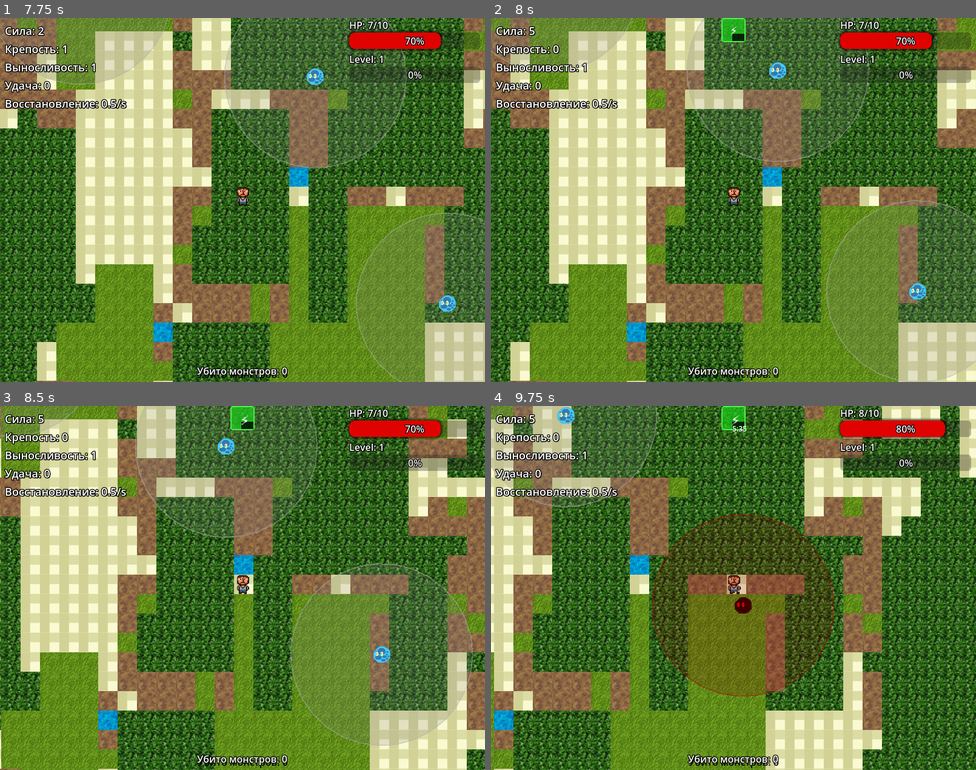
Above: before the commit, frames 1-4 (two rows, left to right).
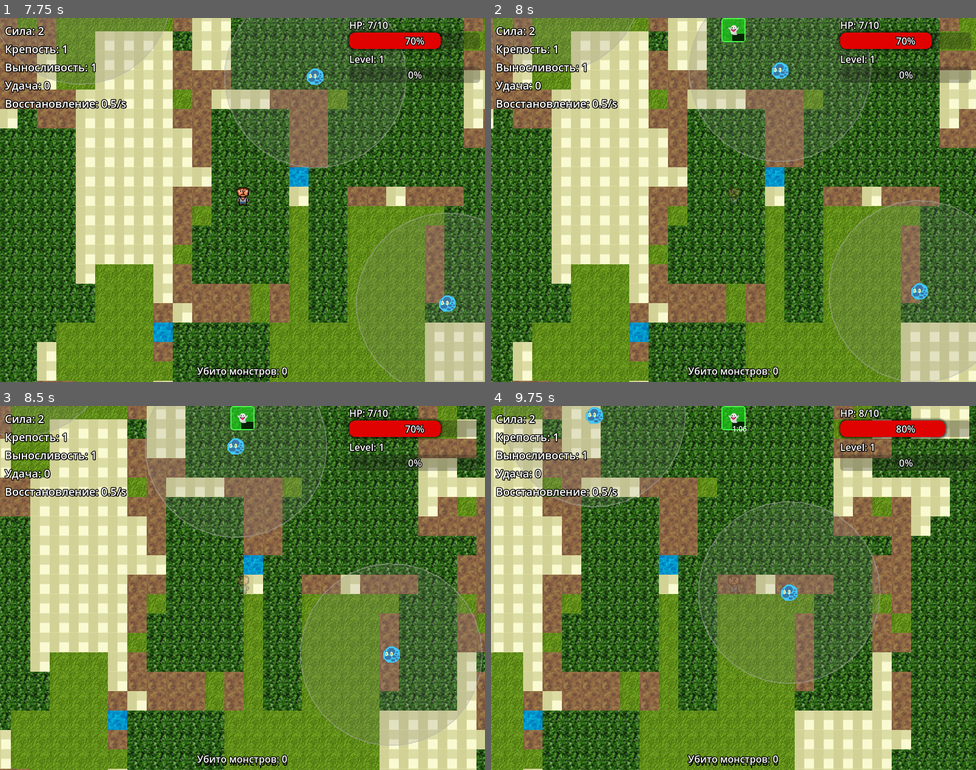
Above: after the commit, the same moments.

Repository: SergeyYan/zpg-hero-story
Game: Godot game, scene res://Menu/MainMenu.tscn
Same seed, same stepped clock (60 frames per second), same inputs: the game is played once before the commit and once after it.
Inputs:
- Up to frame 1 (7.75 s): click "Новая игра" at 0.5 s; click "+1" at 1.25 s; click "+1" at 2 s; click "+1" at 2.75 s; click "Подтвердить" at 3.5 s; tap Enter (ui_accept) at 4.25, 4.52, 5.27, 6.77, 7.52 s
- Up to frame 2 (8 s): no input
- Up to frame 3 (8.5 s): tap Enter (ui_accept) at 8.27 s
- Up to frame 4 (9.75 s): no input

Frame 1 is identical in both runs. In frame 2, 39% of the frame differs, in the area x 0-100%, y 0-100%; in frame 3, 53%; in frame 4, 71%.

Commit message:
v0_054
v0_054

Diff:
--- a/characters/PlayerHUD.gd
+++ b/characters/PlayerHUD.gd
@@ -289,6 +289,7 @@
 		"cloak_tent": "👻",           # Надел плащ-палатку
 		"mage_potion": "⚗️",          # Выпил напиток берсерка
 		"phoenix_feather": "🪶",      # Нашел перо феникса
+		"thinker": "🤔",
 		# ОТРИЦАТЕЛЬНЫЕ СТАТУСЫ
 		"sore_knees": "🦵",
 		"crying": "😢",
--- a/characters/PlayerStats.gd
+++ b/characters/PlayerStats.gd
@@ -36,8 +36,6 @@
 
 func _ready():
 	add_to_group("player_stats")
-
-	print("PlayerStats _ready() вызван")
 	process_mode = Node.PROCESS_MODE_ALWAYS
 	# Сначала инициализируем статусы
 	_init_status_library()
@@ -49,6 +47,7 @@
 	stats_system.luck = 0
 	stats_system.base_health = 5  # ↓ Базовое здоровье
 
+
 	current_health = get_max_health()
 
 	# Таймер для обновления статусов
@@ -62,30 +61,37 @@
 	# Немедленно показываем меню распределения
 	await get_tree().process_frame
 	level_up.emit(level, available_points)  # ← Сигнал при старте
-
+	calculate_current_level()
+
+func calculate_current_level() -> int:
+	# Комбинируем реальный уровень и характеристики
+	var calculated_level = level
+	return calculated_level
 
 func _init_status_library():
+	var now_level = calculate_current_level()  # ← Используем функцию
+	print("🎯 Расчет уровня для статусов: ", calculate_current_level())
 	# ПОЛОЖИТЕЛЬНЫЕ СТАТУСЫ (голубой/золотой)
 	status_library["well_fed"] = StatusEffect.new(
-		"well_fed", "Хорошо покушал", "+2 ко всем характеристикам",
+		"well_fed", "Хорошо покушал", "Бонус к характеристикам",
 		StatusEffect.StatusType.POSITIVE, randf_range(300, 720)  # 5-10 минут
 	)
-	status_library["well_fed"].strength_modifier = 2
-	status_library["well_fed"].fortitude_modifier = 2
-	status_library["well_fed"].endurance_modifier = 2
-	status_library["well_fed"].luck_modifier = 2
+	status_library["well_fed"].strength_modifier = max(1, level - 5)
+	status_library["well_fed"].fortitude_modifier = max(1, now_level - 5)
+	status_library["well_fed"].endurance_modifier = max(1, now_level - 5)
+	status_library["well_fed"].luck_modifier = max(1, now_level - 5)
 
 	status_library["good_shoes"] = StatusEffect.new(
-		"good_shoes", "Удобная обувь", "+25% скорости передвижения",
+		"good_shoes", "Удобная обувь", "Увеличение скорости передвижения",
 		StatusEffect.StatusType.POSITIVE, randf_range(300, 600)
 	)
 	status_library["good_shoes"].speed_modifier = 1.25
 
 	status_library["inspired"] = StatusEffect.new(
-		"inspired", "Вдохновение", "+5 к удаче, и чуть к регенерации",
+		"inspired", "Вдохновение", "Вы в ударе, бонус удачи и регенерации",
 		StatusEffect.StatusType.POSITIVE, randf_range(240, 720)  # 4-8 минут
 	)
-	status_library["inspired"].luck_modifier = 5
+	status_library["inspired"].luck_modifier = max(2, now_level - 8)
 	status_library["inspired"].health_regen_modifier = 0.5
 
 	status_library["adrenaline"] = StatusEffect.new(
@@ -93,23 +99,24 @@
 		StatusEffect.StatusType.POSITIVE, randf_range(180, 540)  # 3-5 минут
 	)
 	status_library["adrenaline"].speed_modifier = 1.25
-	status_library["adrenaline"].strength_modifier = 3
-	status_library["adrenaline"].fortitude_modifier = -3
+	status_library["adrenaline"].strength_modifier = max(3, now_level - 5)
+	status_library["adrenaline"].fortitude_modifier = min(-3, 10 - now_level)
 
 	status_library["lucky_day"] = StatusEffect.new(
 		"lucky_day", "Счастливый день", "Удвоенный шанс крита",
 		StatusEffect.StatusType.POSITIVE, randf_range(300, 900)  # 10-15 минут
 	)
+	status_library["lucky_day"].luck_modifier = max(10, now_level - 5)
 
 	status_library["potion_splash"] = StatusEffect.new(
-		"potion_splash", "Облился зельем", "Восстановление здоровья +5",
+		"potion_splash", "Облился зельем", "У вас ростут новые конечности",
 		StatusEffect.StatusType.POSITIVE, randf_range(90, 240)  # 10-15 секунд
 	)
 	status_library["potion_splash"].health_regen_modifier = 5.0
 
 	# 2. "Съел непонятный гриб" - увеличение скорости
 	status_library["strange_mushroom"] = StatusEffect.new(
-		"strange_mushroom", "Съел непонятный гриб", "Суперскорость 50%",
+		"strange_mushroom", "Съел непонятный гриб", "Суперскорость",
 		StatusEffect.StatusType.POSITIVE, randf_range(60, 300)  # 20-30 секунд
 	)
 	status_library["strange_mushroom"].speed_modifier = 2.0  # ×2 скорости
@@ -124,55 +131,63 @@
 	# 4. "Выпил напиток мага" - увеличение урона
 	status_library["mage_potion"] = StatusEffect.new(
 		"mage_potion", "Выпил напиток берсерка", "Больше силы, меньше крепости",
-		StatusEffect.StatusType.POSITIVE, randf_range(200, 600)  # 20-25 секунд
-	)
-	status_library["mage_potion"].strength_modifier = 5  # +5 к силе
-	status_library["mage_potion"].fortitude_modifier = -5
+		StatusEffect.StatusType.POSITIVE, randf_range(90, 600)  # 20-25 секунд
+	)
+	status_library["mage_potion"].strength_modifier = max(5, now_level)  # +5 к силе
+	status_library["mage_potion"].fortitude_modifier = min(-5, -now_level)
 
 	# 5. "Нашел перо феникса" - защита
 	status_library["phoenix_feather"] = StatusEffect.new(
 		"phoenix_feather", "Нашел перо феникса", "Повышение защиты",
 		StatusEffect.StatusType.POSITIVE, randf_range(90, 720)  # 35-40 секунд
 	)
-	status_library["phoenix_feather"].fortitude_modifier = 10  # +10 к защите
+	status_library["phoenix_feather"].fortitude_modifier = max(10, now_level + 2)  # +10 к защите
 
 	# Особый статус - обрабатывается отдельно
+
+	# 6. "Мыслитель" - опыт
+	status_library["thinker"] = StatusEffect.new(
+		"thinker", "Звездой по голове", "Опыт вливается ручьем и головная боль",
+		StatusEffect.StatusType.POSITIVE, randf_range(10, 30)  # 10-30 секунд
+	)
+	status_library["thinker"].fortitude_modifier = min(-1, 9 - now_level)
+		# Особый статус - обрабатывается отдельно
 
 	# НЕГАТИВНЫЕ СТАТУСЫ (красный)
 	status_library["sore_knees"] = StatusEffect.new(
-		"sore_knees", "Боль в коленях", "-15% скорости передвижения",
+		"sore_knees", "Боль в коленях", "Вы хромаете",
 		StatusEffect.StatusType.NEGATIVE, randf_range(180, 600)
 	)
 	status_library["sore_knees"].speed_modifier = 0.85
 
 	status_library["crying"] = StatusEffect.new(
-		"crying", "Плакал", "-1 ко всем характеристикам",
+		"crying", "Плакал", "Характеристики утекают со слезами",
 		StatusEffect.StatusType.NEGATIVE, randf_range(180, 360)  # 3-6 минут
 	)
-	status_library["crying"].strength_modifier = -1
-	status_library["crying"].fortitude_modifier = -1
-	status_library["crying"].endurance_modifier = -1
-	status_library["crying"].luck_modifier = -1
+	status_library["crying"].strength_modifier = min(-1, 10 - now_level)
+	status_library["crying"].fortitude_modifier = min(-1, 10 - now_level)
+	status_library["crying"].endurance_modifier = min(-1, 10 - now_level)
+	status_library["crying"].luck_modifier = min(-1, 10 - now_level)
 
 	status_library["exhausted"] = StatusEffect.new(
-		"exhausted", "Истощение", "Меньше регенерации, -25% скорости",
+		"exhausted", "Истощение", "Меньше регенерации и скорости",
 		StatusEffect.StatusType.NEGATIVE, randf_range(180, 540)  # 7-12 минут
 	)
 	status_library["exhausted"].speed_modifier = 0.75
 	status_library["exhausted"].health_regen_modifier = -0.5
 
 	status_library["bad_luck"] = StatusEffect.new(
-		"bad_luck", "Неудачный день", "-5 к удаче",
+		"bad_luck", "Неудачный день", "Прощай удача",
 		StatusEffect.StatusType.NEGATIVE, randf_range(120, 660)  # 2-7 минут
 	)
-	status_library["bad_luck"].luck_modifier = -5
+	status_library["bad_luck"].luck_modifier = min(-5, 5 - now_level)
 
 	status_library["minor_injury"] = StatusEffect.new(
-		"minor_injury", "Легкое ранение", "-1 к выносливости и крепости",
+		"minor_injury", "Легкое ранение", "А где выносливость и крепость?",
 		StatusEffect.StatusType.NEGATIVE, randf_range(240, 480)  # 4-8 минут
 	)
-	status_library["minor_injury"].endurance_modifier = -1
-	status_library["minor_injury"].fortitude_modifier = -1
+	status_library["minor_injury"].endurance_modifier = min(-1, 9 - now_level)
+	status_library["minor_injury"].fortitude_modifier = min(-1, 9 - now_level)
 
 	# 6. "Увяз в болоте" - замедление
 	status_library["swamp_bog"] = StatusEffect.new(
@@ -183,7 +198,7 @@
 
 	# 7. "Укус ядовитой змеи" - периодический урон
 	status_library["snake_bite"] = StatusEffect.new(
-		"snake_bite", "Укус опытной змеи", "Постепенный урон и потеря опыта",
+		"snake_bite", "Укус опытной змеи", "Потеря опыта, а где реген?",
 		StatusEffect.StatusType.NEGATIVE, randf_range(10, 30)  # 10-12 секунд
 	)
 	status_library["snake_bite"].health_regen_modifier = -2
@@ -196,7 +211,6 @@
 	)
 	status_library["stunned"].speed_modifier = -10.0
 	# Оглушение будет обрабатываться отдельно
-
 
 func _create_status_timer():
 	var timer = Timer.new()
@@ -207,6 +221,14 @@
 	timer.start()
 
 func _update_statuses():
+
+	# ПРОВЕРЯЕМ ГЛОБАЛЬНУЮ ПАУЗУ (меню, распределение характеристик)
+	if get_tree().paused:
+		# Проверяем, это пауза в бою или глобальная пауза?
+		var battle_system = get_tree().get_first_node_in_group("battle_system")
+		if not battle_system or not battle_system.visible:
+			return  # ГЛОБАЛЬНАЯ ПАУЗА - не обновляем статусы
+
 	var statuses_to_remove = []
 	var was_invisible = is_invisible
 	is_invisible = false
@@ -223,6 +245,10 @@
 					exp_gained.emit()  # Обновляем UI опыта
 			"cloak_tent":
 				is_invisible = true
+			"thinker":
+				if current_exp >= 0:
+					current_exp = current_exp + 2  # +2 exp в секунду
+					exp_gained.emit()  # Обновляем UI опыта
 
 		if status.duration <= 0:
 			statuses_to_remove.append(status)
@@ -232,7 +258,6 @@
 
 	for status in statuses_to_remove:
 		active_statuses.erase(status)
-
 
 	if statuses_to_remove.size() > 0:
 		statuses_changed.emit()
@@ -263,7 +288,7 @@
 			template.name,
 			template.description,
 			template.type,
-			randf_range(60, 600)  # случайная длительность
+			template.duration  # случайная длительность
 		)
 
 		# КОПИРУЕМ МОДИФИКАТОРЫ из шаблона
@@ -296,7 +321,7 @@
 		"fortitude": stats_system.fortitude,
 		"endurance": stats_system.endurance,
 		"luck": stats_system.luck,
-		"health_regen": stats_system.get_health_regen()
+		#"health_regen": stats_system.get_health_regen()
 	}
 
 	# НАКАПЛИВАЕМ бонусы ОТДЕЛЬНО
@@ -319,15 +344,24 @@
 
 	# ПРИМЕНЯЕМ бонусы ОДИН РАЗ
 	var result = {
-		"speed": max(0.1, base_stats.speed + total_speed_bonus),
+		"speed": max(0.0, base_stats.speed + total_speed_bonus),
 		"strength": max(0, base_stats.strength + total_strength_bonus),
 		"fortitude": max(0, base_stats.fortitude + total_fortitude_bonus),
 		"endurance": max(0, base_stats.endurance + total_endurance_bonus),
 		"luck": max(0, base_stats.luck + total_luck_bonus),
-		"health_regen": max(0.0, base_stats.health_regen + total_health_regen_bonus)
+		"health_regen": max(0.0, (base_stats.endurance + total_endurance_bonus) * 0.5 + total_health_regen_bonus)
 	}
 
 	return result
+
+func _get_active_statuses_data() -> Array:
+	var statuses_data = []
+	for status in active_statuses:
+		statuses_data.append({
+			"id": status.id,
+			"duration": status.duration
+		})
+	return statuses_data
 
 func get_crit_chance_with_modifiers() -> float:
 	var base_chance = stats_system.get_crit_chance()
@@ -344,14 +378,14 @@
 		add_status(negative_statuses[randi() % negative_statuses.size()])
 
 	if randf() < 0.4:  # 40% шанс получить позитивный статус
-		var positive_statuses = ["well_fed", "adrenaline", "inspired", "potion_splash", "strange_mushroom", "mage_potion", "phoenix_feather"]
+		var positive_statuses = ["thinker", "well_fed", "adrenaline", "inspired", "potion_splash", "strange_mushroom", "mage_potion", "phoenix_feather"]
 		add_status(positive_statuses[randi() % positive_statuses.size()])
 
 
 func apply_movement_effects():
 	if randf() < 0.2:  # 10% шанс при движении
 		if randf() < 0.6:  # 60% из них - положительные
-			var positive_statuses = ["good_shoes", "adrenaline", "cloak_tent"]
+			var positive_statuses = ["thinker", "good_shoes", "adrenaline", "cloak_tent"]
 			add_status(positive_statuses[randi() % positive_statuses.size()])
 		else:
 			var negative_statuses = ["sore_knees", "swamp_bog"]
@@ -379,13 +413,15 @@
 # Регенерация здоровья вне боя
 func regenerate_health(delta: float):
 	if current_health < get_max_health():
-		var regen_per_second = get_health_regen()
+		# ИСПОЛЬЗУЕМ ЭФФЕКТИВНУЮ регенерацию с учетом статусов
+		var effective_stats = get_effective_stats()
+		var regen_per_second = effective_stats["health_regen"]
 		accumulated_regen += regen_per_second * delta
 
 		# Добавляем только когда накопился целый HP
 		if accumulated_regen >= 1.0:
 			var hp_to_add = floor(accumulated_regen)
-			current_health = min(current_health + hp_to_add, get_max_health())
+			current_health = clamp(current_health + hp_to_add, 0, get_max_health())
 			accumulated_regen -= hp_to_add
 
 			var display_health = int(current_health)
@@ -519,8 +555,41 @@
 	stats_system.luck = data.get("luck", 1)
 	monsters_killed = data.get("monsters_killed", 0)  # ← ЗАГРУЗКА СЧЕТЧИКА
 	# НЕ вызываем сигнал level_up при загрузке!
-	# level_up.emit(level, available_points)  # ← ЗАКОММЕНТИРУЙ эту строку!
+	_load_active_statuses(data.get("active_statuses", []))
 
 	health_changed.emit(current_health)  # ← Только здоровье обновляем
 	monsters_killed_changed.emit(monsters_killed)  # ← ОБНОВЛЯЕМ ИНТЕРФЕЙС
 	stats_changed.emit()  # ← Добавьте это для обновления характеристик
+
+
+func _load_active_statuses(statuses_data: Array):
+	# Очищаем текущие статусы
+	active_statuses.clear()
+
+	for status_data in statuses_data:
+		var status_id = status_data["id"]
+		var duration = status_data["duration"]
+
+		if status_library.has(status_id):
+			var template = status_library[status_id]
+			var new_status = StatusEffect.new(
+				template.id,
+				template.name,
+				template.description,
+				template.type,
+				duration  # Восстанавливаем сохраненную длительность
+			)
+
+			# Копируем модификаторы
+			new_status.speed_modifier = template.speed_modifier
+			new_status.strength_modifier = template.strength_modifier
+			new_status.fortitude_modifier = template.fortitude_modifier
+			new_status.endurance_modifier = template.endurance_modifier
+			new_status.luck_modifier = template.luck_modifier
+			new_status.health_regen_modifier = template.health_regen_modifier
+
+			active_statuses.append(new_status)
+
+	# Обновляем UI
+	statuses_changed.emit()
+	stats_changed.emit()
--- a/game/SaveSystem.gd
+++ b/game/SaveSystem.gd
@@ -71,7 +71,8 @@
 			"fortitude": player_stats.stats_system.fortitude,
 			"endurance": player_stats.stats_system.endurance,
 			"luck": player_stats.stats_system.luck,
-			"monsters_killed": player_stats.monsters_killed  # ← НОВОЕ ПОЛЕ
+			"monsters_killed": player_stats.monsters_killed,
+			"active_statuses": player_stats._get_active_statuses_data()
 		}
 	return {}
 
@@ -108,6 +109,11 @@
 		player_stats.stats_system.endurance = stats.get("endurance", 1)
 		player_stats.stats_system.luck = stats.get("luck", 1)
 		player_stats.monsters_killed = stats.get("monsters_killed", 0)
+
+		# ЗАГРУЗКА АКТИВНЫХ СТАТУСОВ
+		if stats.has("active_statuses"):
+			player_stats._load_active_statuses(stats["active_statuses"])
+
 		# Только обновляем здоровье, НЕ вызываем level_up
 		player_stats.health_changed.emit(player_stats.current_health)
 
